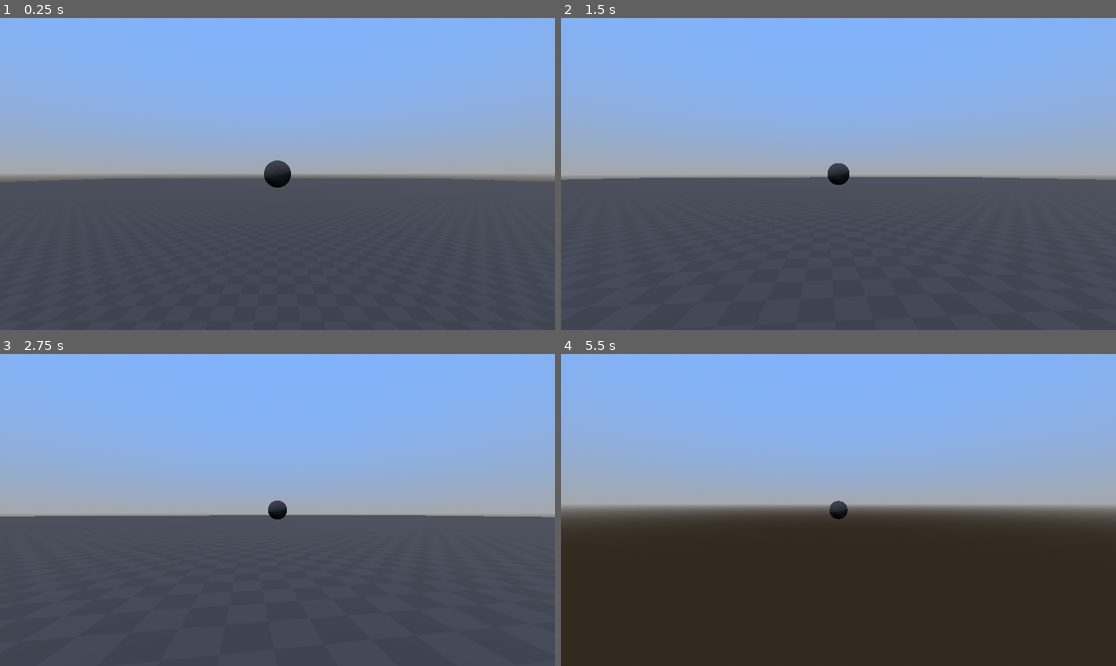
Above: before the commit, frames 1-4 (two rows, left to right).
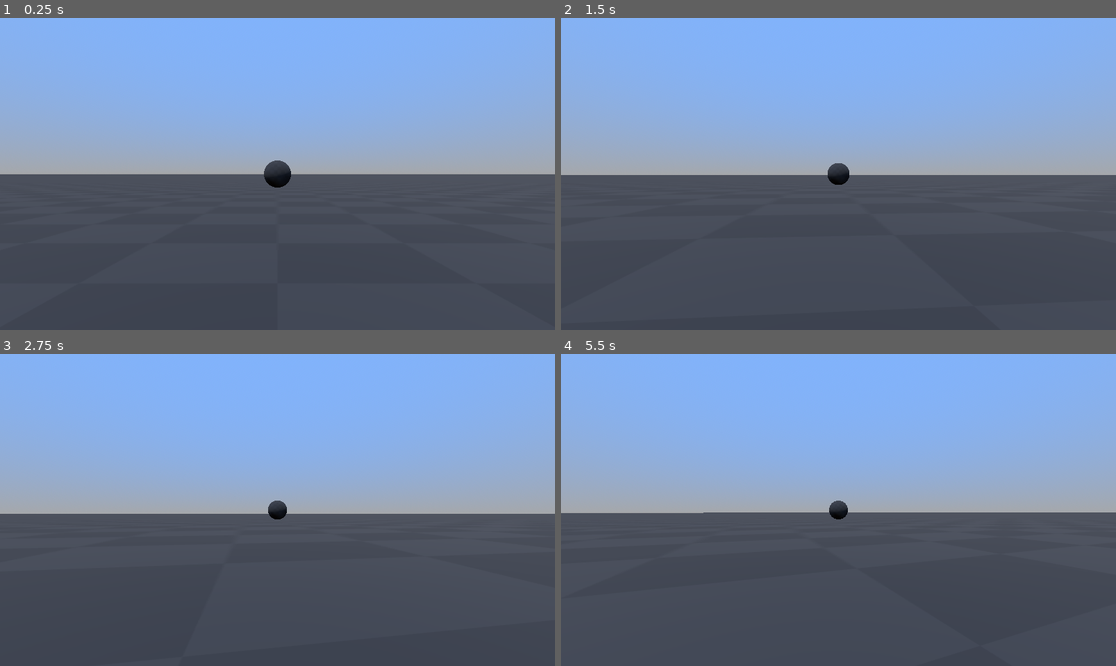
Above: after the commit, the same moments.

Repository: MyUsernamee/golf-game
Game: Godot game, scene res://Scenes/Game.tscn
The game is run twice, just before and just after one commit, with the same random seed, the same clock (stepped at 60 frames per second) and the same inputs.
Inputs (mouse positions are in pixels of both pictures, inside the frame that each line leads up to):
- Up to frame 1 (0.25 s): no input
- Up to frame 2 (1.5 s): move the mouse to (866, 174) at 0.52 s; press the mouse at (866, 174) at 0.53 s; tap Enter at 1.25 s; move the mouse to (810, 174) at 1.27 s; release the mouse at (810, 174) at 1.28 s; click (810, 174) at 1.35 s
- Up to frame 3 (2.75 s): tap Space at 2 s; move the mouse to (288, 503) at 2.02 s; press the mouse at (288, 503) at 2.03 s
- Up to frame 4 (5.5 s): tap Enter at 2.75, 4.25 s; move the mouse to (832, 516) at 2.77 s; release the mouse at (832, 516) at 2.78 s; click (832, 516) at 2.85 s; tap Space at 3.5 s; move the mouse to (877, 513) at 3.52 s; press the mouse at (877, 513) at 3.53 s; move the mouse to (794, 506) at 4.27 s; release the mouse at (794, 506) at 4.28 s; click (794, 506) at 4.35 s; move the mouse to (844, 510) at 5.02 s; press the mouse at (844, 510) at 5.03 s

The runs differ from the first frame. In frame 1, 1.5% of the frame differs, in the area x 0-100%, y 50-53%; in frame 2, 0.9%; in frame 3, 0.6%; in frame 4, 51%, in the area x 0-100%, y 46-100%.

Commit message:
Add scroll zoom

Diff:
--- a/Scenes/Game.tscn
+++ b/Scenes/Game.tscn
@@ -53,10 +53,12 @@
 [node name="Plane" type="StaticBody3D" parent="."]
 
 [node name="PlaneMesh" type="MeshInstance3D" parent="Plane"]
+transform = Transform3D(11.6487, 0, 0, 0, 1, 0, 0, 0, 6.85002, 0, 0, 0)
 material_override = ExtResource("2_c1sgj")
 mesh = SubResource("PlaneMesh_6wesx")
 
 [node name="PlaneShape" type="CollisionShape3D" parent="Plane"]
+transform = Transform3D(12.0193, 0, 0, 0, 1, 0, 0, 0, 7.64972, 0, 0, 0)
 shape = SubResource("BoxShape3D_bu3nq")
 
 [node name="Camera3D" type="Camera3D" parent="." node_paths=PackedStringArray("target")]
--- a/Scripts/FollowCamera.gd
+++ b/Scripts/FollowCamera.gd
@@ -28,3 +28,12 @@
 		position += Vector3(1.0, 0.0, 0.0)
 
 	look_at(target.position)
+
+func _input(event):
+
+	# We scroll the mouse wheel
+	if event is InputEventMouseButton:
+		if event.button_index == MOUSE_BUTTON_WHEEL_UP:
+			view_distance *= 1.1
+		elif event.button_index == MOUSE_BUTTON_WHEEL_DOWN:
+			view_distance *= 0.9
